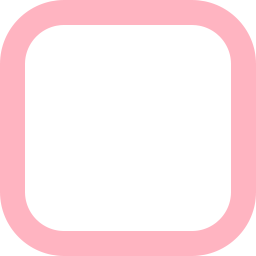
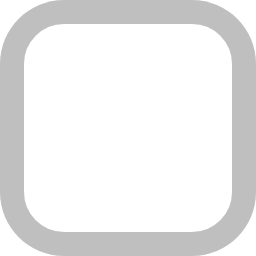
Comparing the layer stacks of the two 256px x 256px images. Changes:
painted on "Rectangle 1" over <box>0,0,256,256</box>
